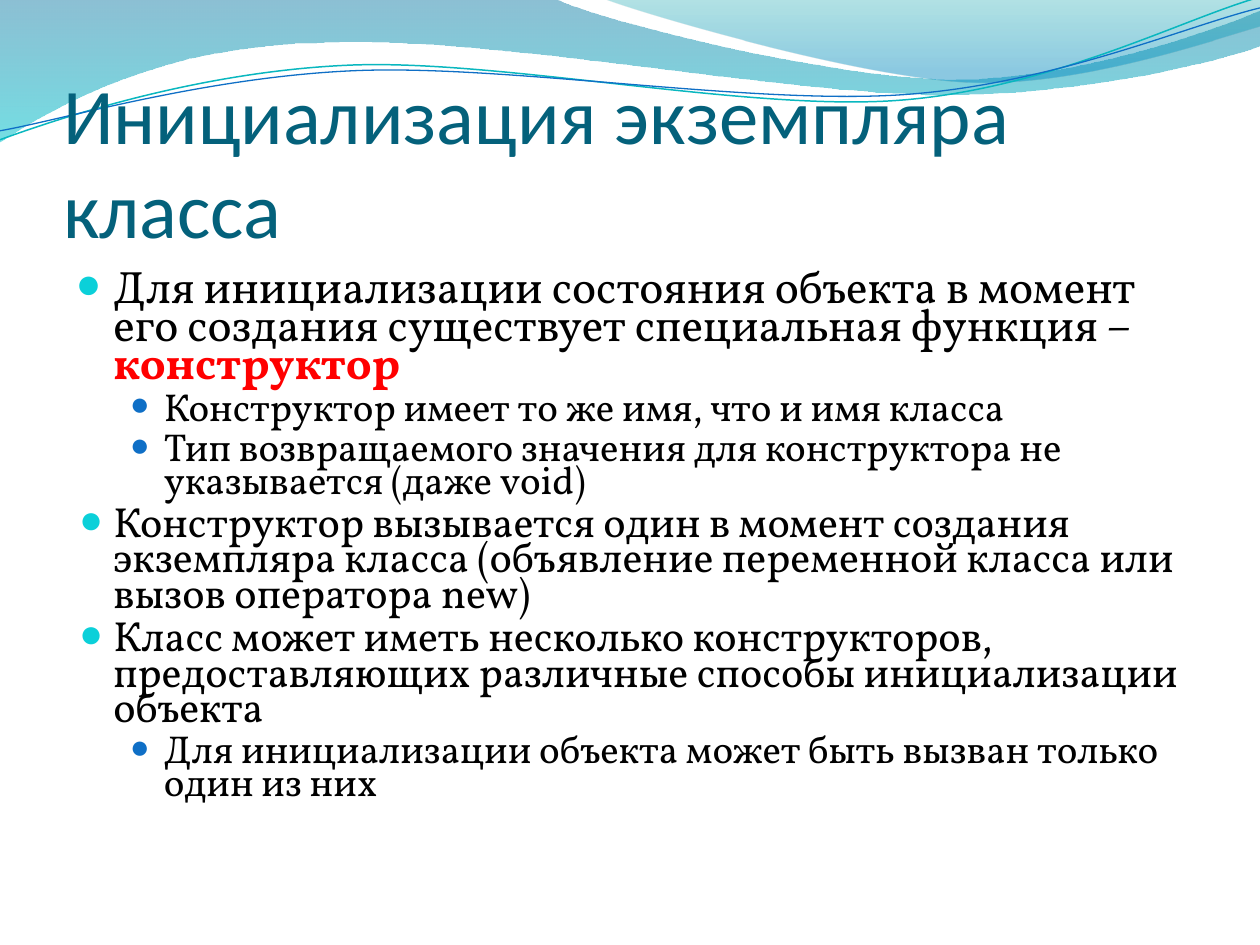
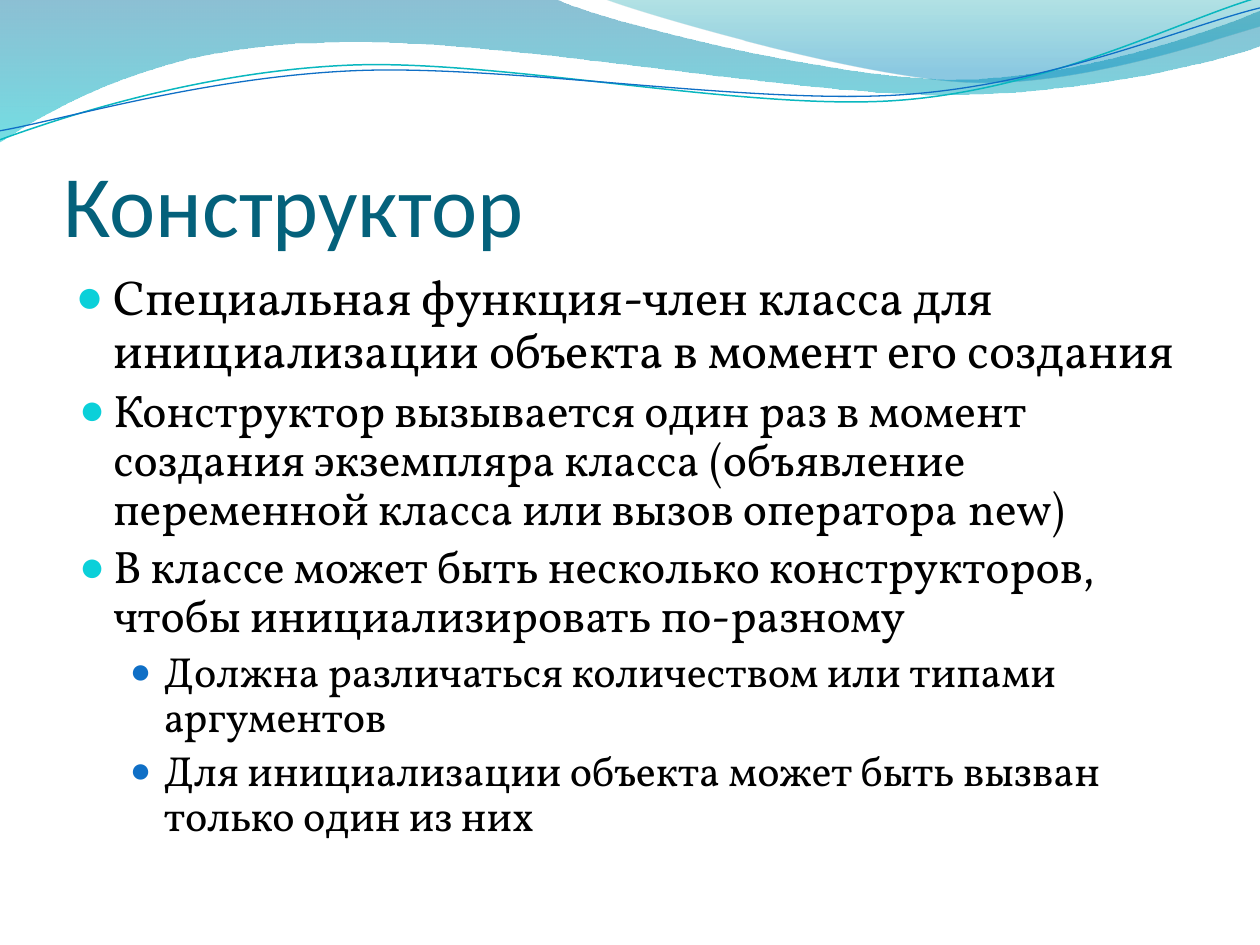
Before and after one commit to alexey-malov/oop, a slide deck: slide 43 of lectures/02/Основы ООП.pptx (slide 41 before the commit). Drawn at 1260x945 pixels with LibreOffice and Linux fonts; fonts in the diff are those of the drawing; background and template pictures are left out. Boxes give left, top, right and bottom in pixels: in the first picture for what was removed or moved away, otherwise in the second. Text is boxed around its words. In the diff, an @@ line names an element or a change of style, - is before the commit and + after.

```diff
--- a/lectures/02/Основы ООП.pptx
+++ b/lectures/02/Основы ООП.pptx
@@ title at <box>63,181,523,251</box>: text changed; size 45 to 50 pt @@
-Инициализация экземпляра класса
+Конструктор
@@ text at <box>113,280,1174,743</box>: text changed; size 24.1 to 26 pt @@
-● Для инициализации состояния объекта в момент его создания существует специальная функция – конструктор
-  ● Конструктор имеет то же имя, что и имя класса
-  ● Тип возвращаемого значения для конструктора не указывается (даже void)
-● Конструктор вызывается один в момент создания экземпляра класса (объявление переменной класса или вызов оператора new)
-● Класс может иметь несколько конструкторов, предоставляющих различные способы инициализации объекта
+● Специальная функция-член класса для инициализации объекта в момент его создания
+● Конструктор вызывается один раз в момент создания экземпляра класса (объявление переменной класса или вызов оператора new)
+● В классе может быть несколько конструкторов, чтобы инициализировать по-разному
+  ● Должна различаться количеством или типами аргументов
@@ text at <box>164,756,1100,839</box>: size 22.2 to 24 pt in "Для инициализации объекта может быть вызван только ..."; line spacing 0.7 to 0.9 @@
```
Also in this commit, not shown: 3 other slides changed, 9 slides added.
